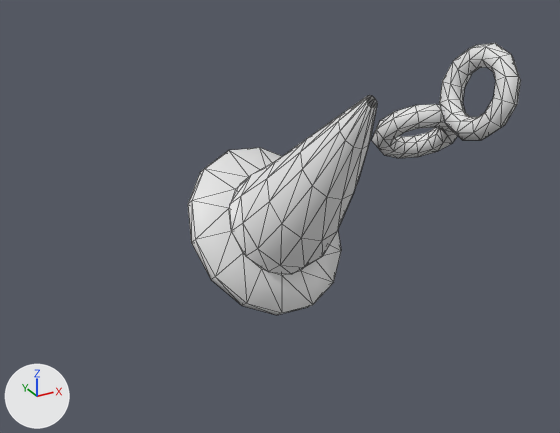
Before and after pictures for a commit that changed the glTF model assets/cue/pieces/witch_broom/HatCharm.glb.
Rendered twice from a camera (50 mm lens) standing at (-0.505, 3.171, -0.002) and looking at (-0.263, 3.612, -0.222). Arrows for +X, +Y and +Z are at lower left; the lights stay in place. The picture after the commit comes second. Mesh edges are drawn as thin lines. Vertices at exactly the same position are counted once.

Before the edit, the objects in view are built like this:
```python
me_hatcharmskin = bpy.data.meshes.new('HatCharmSkin')
me_hatcharmskin.from_pydata(...)  # 272 vertices, 520 faces; spans x -0.338..-0.219, y 3.427..3.641, z -0.271..-0.076
ob_hatcharmskin = bpy.data.objects.new('HatCharmSkin', me_hatcharmskin)
ob_hatcharmskin.location = (0.0, 0.0, 0.0)
```
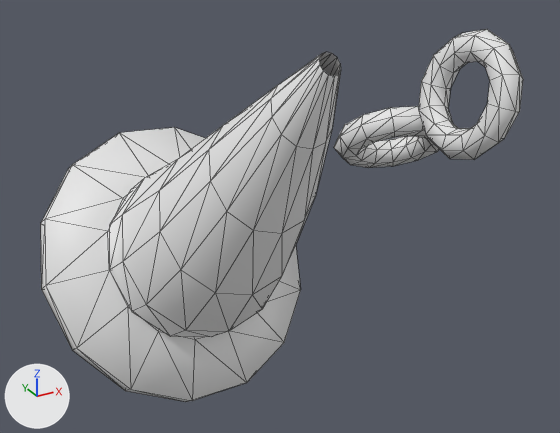
Changed parts and their boxes [x1, y1, x2, y2] in the pictures (560 x 433 px; the box of a moved part takes in the faces that stretch with it):
'HatCharmSkin', reshaped (45% wider, 37% taller)
    before: [188, 43, 521, 315]
    after: [40, 29, 523, 402]
part 1 of me_hatcharmskin, moved or reshaped
    before: [439, 43, 521, 140]
    after: [418, 29, 523, 160]
part 2 of me_hatcharmskin, moved or reshaped
    before: [372, 104, 457, 158]
    after: [334, 106, 439, 168]
part 3 of me_hatcharmskin, moved or reshaped
    before: [188, 95, 377, 315]
    after: [40, 52, 341, 402]

Patch to the scene script:
```diff
--- a/assets/cue/pieces/witch_broom/HatCharm.glb.py
+++ b/assets/cue/pieces/witch_broom/HatCharm.glb.py
@@ me_hatcharmskin @@
 # used by ob_hatcharmskin; location = (0.0, 0.0, 0.0)
-me_hatcharmskin.from_pydata(...)  # 272 vertices, 520 faces; spans x -0.338..-0.219, y 3.427..3.641, z -0.271..-0.076
+me_hatcharmskin.from_pydata(...)  # 272 vertices, 520 faces; spans x -0.411..-0.172, y 3.426..3.814, z -0.405..-0.07
+# me_hatcharmskin part 1: the loose piece of 72 vertices spanning x -0.251..-0.228, y 3.427..3.476, z -0.123..-0.076 is turned -3.1 degrees about the y axis through its middle and scaled by 1.35, then moved by (0.0, 0.007, -0.003)
+# me_hatcharmskin part 2: the loose piece of 72 vertices spanning x -0.272..-0.225, y 3.466..3.505, z -0.146..-0.109 is multiplied about its middle by the matrix ((1.35, -0.025, -0.027), (0.022, 1.345, -0.119), (0.029, 0.118, 1.344)), then moved by (0.0, 0.021, -0.01)
+# me_hatcharmskin part 3: the loose piece of 128 vertices spanning x -0.338..-0.219, y 3.519..3.641, z -0.271..-0.116 is multiplied about its middle by the matrix ((1.997, 0.078, -0.065), (-0.082, 1.993, -0.141), (0.06, 0.144, 1.994)), then moved by (-0.016, 0.115, -0.055)
```
